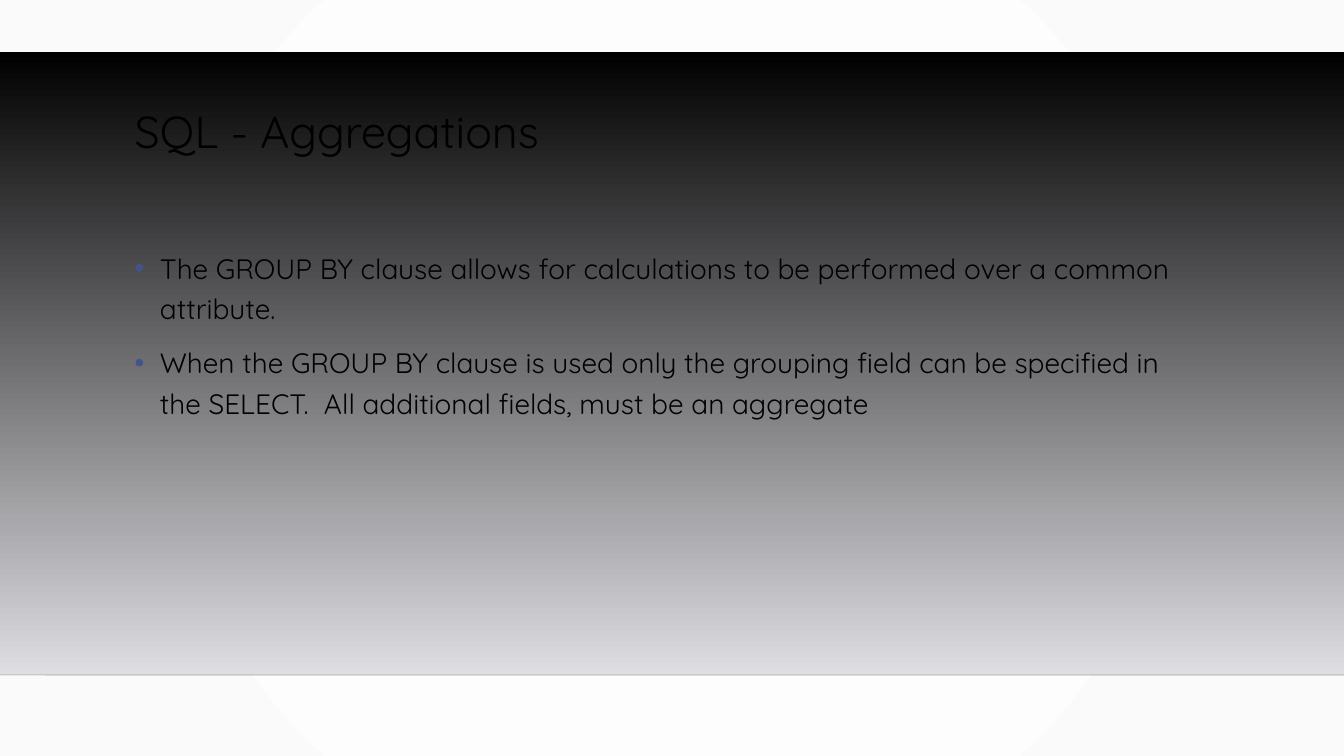
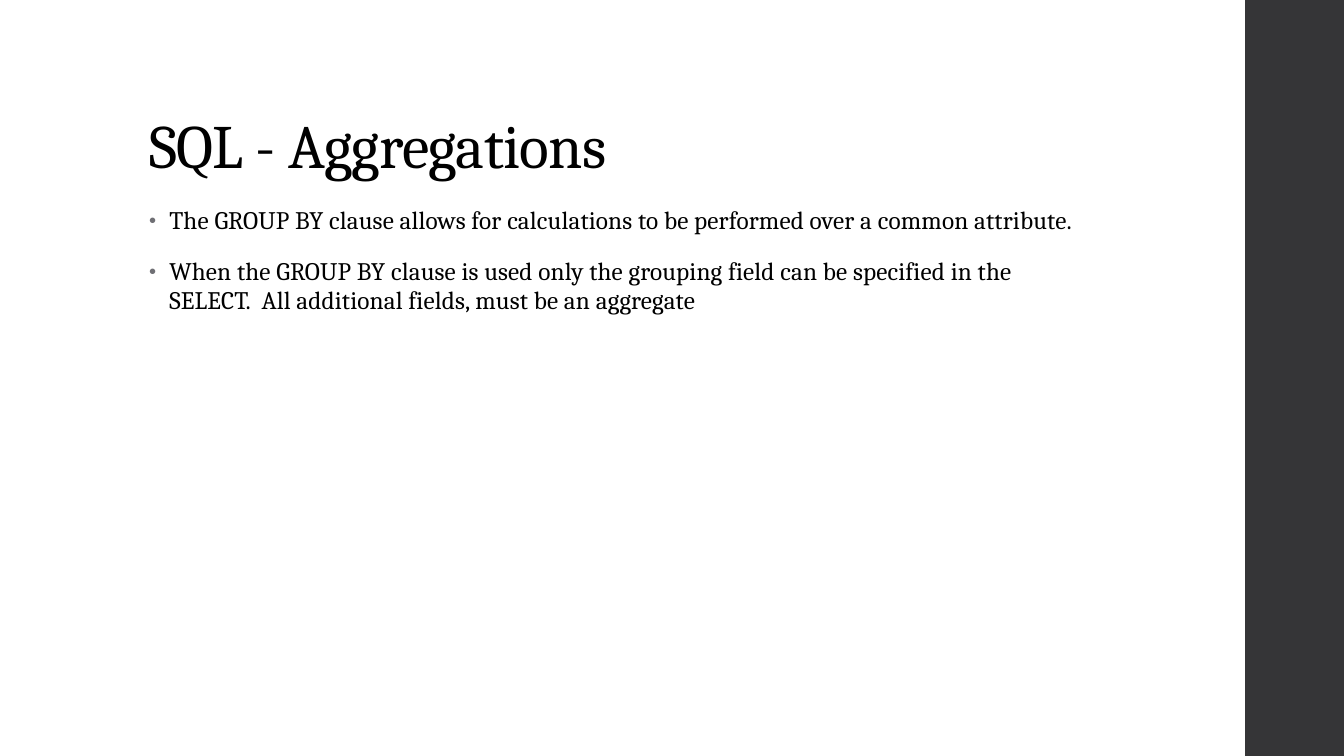
Before and after one commit to MGIS-UMN/GIS5577_week2, a slide deck: slide 23 of BASIC_SQL.odp. Drawn at 1344x756 pixels with LibreOffice and Linux fonts; fonts in the diff are those of the drawing; background and template pictures are left out. Boxes give left, top, right and bottom in pixels: in the first picture for what was removed or moved away, otherwise in the second. Text is boxed around its words. In the diff, an @@ line names an element or a change of style, - is before the commit and + after.

```diff
--- a/BASIC_SQL.odp
+++ b/BASIC_SQL.odp
@@ background gradient #FFFFFF to #FAFAFA to #FFFFFF @@
@@ freeform shape added at (1245, 0, 1344, 756), fill #353537 @@
@@ freeform shape removed at (0, 51, 1344, 675) @@
@@ title "SQL - Aggregations": place and size @@
-title "SQL - Aggregations" at (135, 96, 538, 163)
+title "SQL - Aggregations" at (149, 126, 606, 181)
@@ title "SQL - Aggregations" at (149, 126, 606, 181): size 32 to 44 pt, font Quicksand to Cambria, letter spacing 0 to -0.5 pt; vertical alignment top to bottom @@
@@ text "The GROUP BY clause allows ...": place and size @@
-text "The GROUP BY clause allows ..." at (160, 258, 1169, 420)
+text "The GROUP BY clause allows ..." at (169, 211, 1072, 315)
@@ text "The GROUP BY clause allows ..." at (169, 211, 1072, 315): size 20 to 18 pt, font Quicksand to Cambria, letter spacing 0 to 0.1 pt; indent changed; line spacing 1.2 to 0.95; more space between paragraphs; bullet colour #415588 to #6F6F74 @@
@@ line removed from (0, 675) to (1344, 675) @@
```
Also in this commit, not shown: 30 other slides changed.
